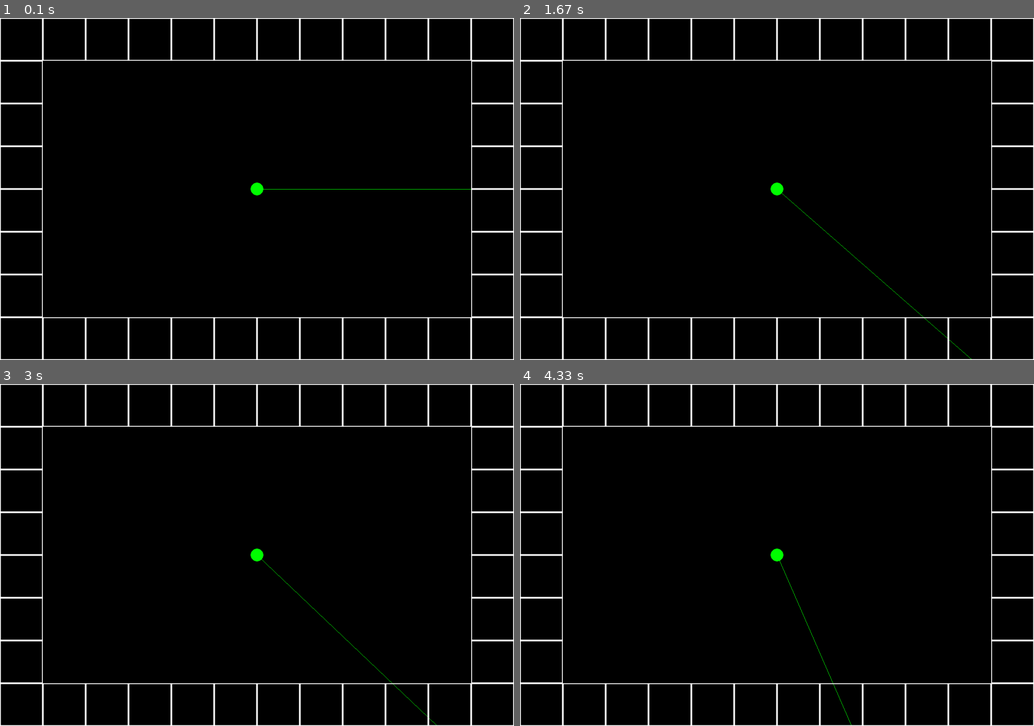
Above: before the commit, frames 1-4 (two rows, left to right).
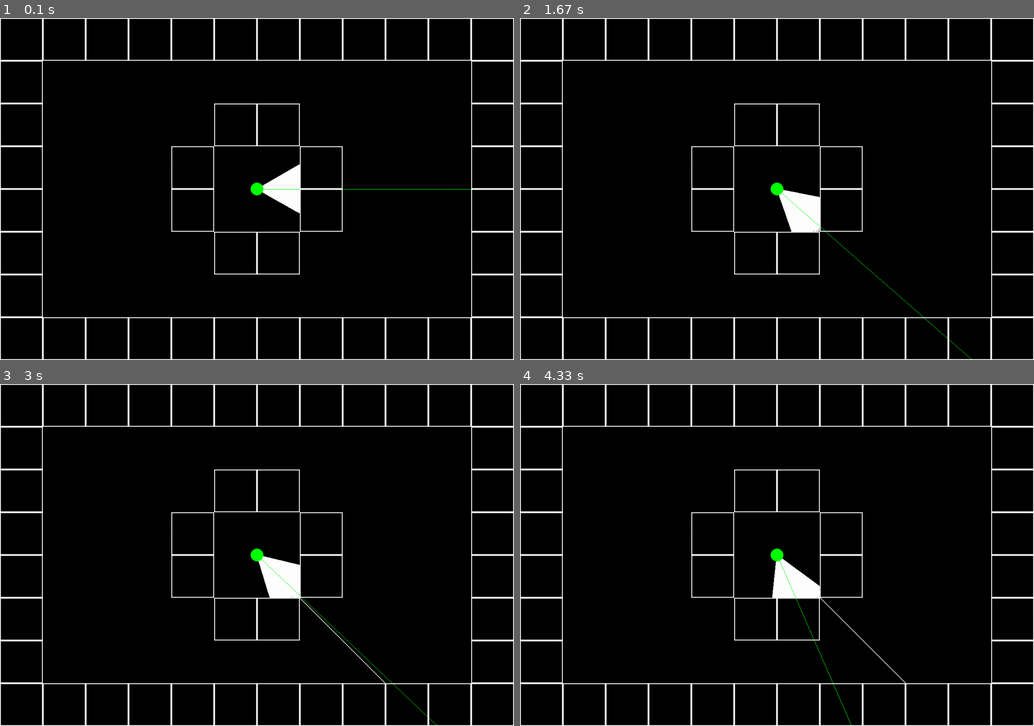
Above: after the commit, the same moments.

Repository: GSavelov/pygameLyceum
Game: pygame game, started from main.py
Same seed, same stepped clock (60 frames per second), same inputs: the game is played once before the commit and once after it.
Inputs:
- Up to frame 1 (0.1 s): no input
- Up to frame 2 (1.67 s): hold Right 0.33-0.8 s; hold Right 0.83-1.3 s; hold Left from 1.33 s (still down)
- Up to frame 3 (3 s): release Left at 1.87 s; hold Left 1.9-2.3 s; hold Right 2.33-2.97 s
- Up to frame 4 (4.33 s): hold Left 3-3.47 s; hold Right 3.5-3.97 s; hold Right from 4 s (still down)

The runs differ from the first frame. In frame 1, 1.5% of the frame differs, in the area x 33-67%, y 25-75%; in frame 2, 1.6%; in frame 3, 1.7%, in the area x 33-75%, y 25-88%; in frame 4, 1.7%.

Commit message:
Ray casting model

Diff:
--- a/config.py
+++ b/config.py
@@ -1,3 +1,5 @@
+import math
+
 # Window settings
 WIDTH = 1200
 HEIGHT = 800
@@ -12,3 +14,10 @@
 player_pos = H_WIDTH, H_HEIGHT
 player_angle = 0
 player_speed = 2
+
+# Ray casting settings
+FOV = math.pi / 3
+H_FOV = FOV / 2
+NUM_RAYS = 120
+MAX_DEPTH = 800
+DELTA_A = FOV / NUM_RAYS
--- a/main.py
+++ b/main.py
@@ -3,7 +3,7 @@
 from config import *
 from player import Player
 from map import world_map
-
+from rayCasting import ray_casting
 
 if __name__ == '__main__':
     pygame.init()
@@ -19,6 +19,9 @@
 
         player.movement()
         screen.fill('black')
+
+        ray_casting(screen, player.pos, player.angle)
+
         pygame.draw.circle(screen, 'green', player.pos, 15)
         pygame.draw.line(screen, 'green', player.pos, (player.x + WIDTH * math.cos(player.angle),
                                                        player.y + WIDTH * math.sin(player.angle)))
--- a/map.py
+++ b/map.py
@@ -3,10 +3,10 @@
 map_model = [
     'WWWWWWWWWWWW',
     'W..........W',
-    'W..........W',
-    'W..........W',
-    'W..........W',
-    'W..........W',
+    'W....WW....W',
+    'W...W..W...W',
+    'W...W..W...W',
+    'W....WW....W',
     'W..........W',
     'WWWWWWWWWWWW'
 ]
--- /dev/null
+++ b/rayCasting.py
@@ -0,0 +1,18 @@
+import pygame
+from config import *
+from map import world_map
+
+
+def ray_casting(surface, pos, angle):
+    cur_angle = angle - H_FOV
+    x0, y0 = pos
+    for ray in range(NUM_RAYS):
+        sin_a = math.sin(cur_angle)
+        cos_a = math.cos(cur_angle)
+        for depth in range(MAX_DEPTH):
+            x = x0 + depth * cos_a
+            y = y0 + depth * sin_a
+            pygame.draw.line(surface, 'white', pos, (x, y), 1)
+            if (x // TILE * TILE, y // TILE * TILE) in world_map:
+                break
+        cur_angle += DELTA_A
